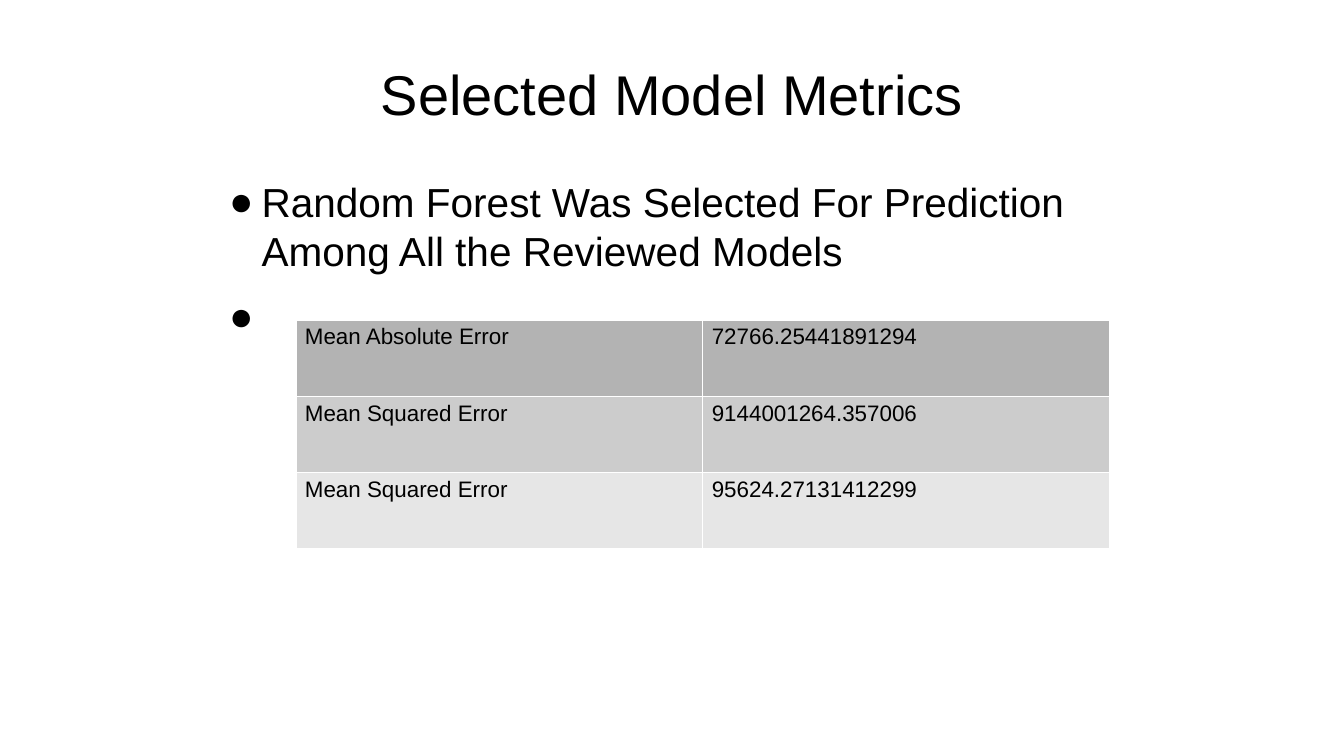
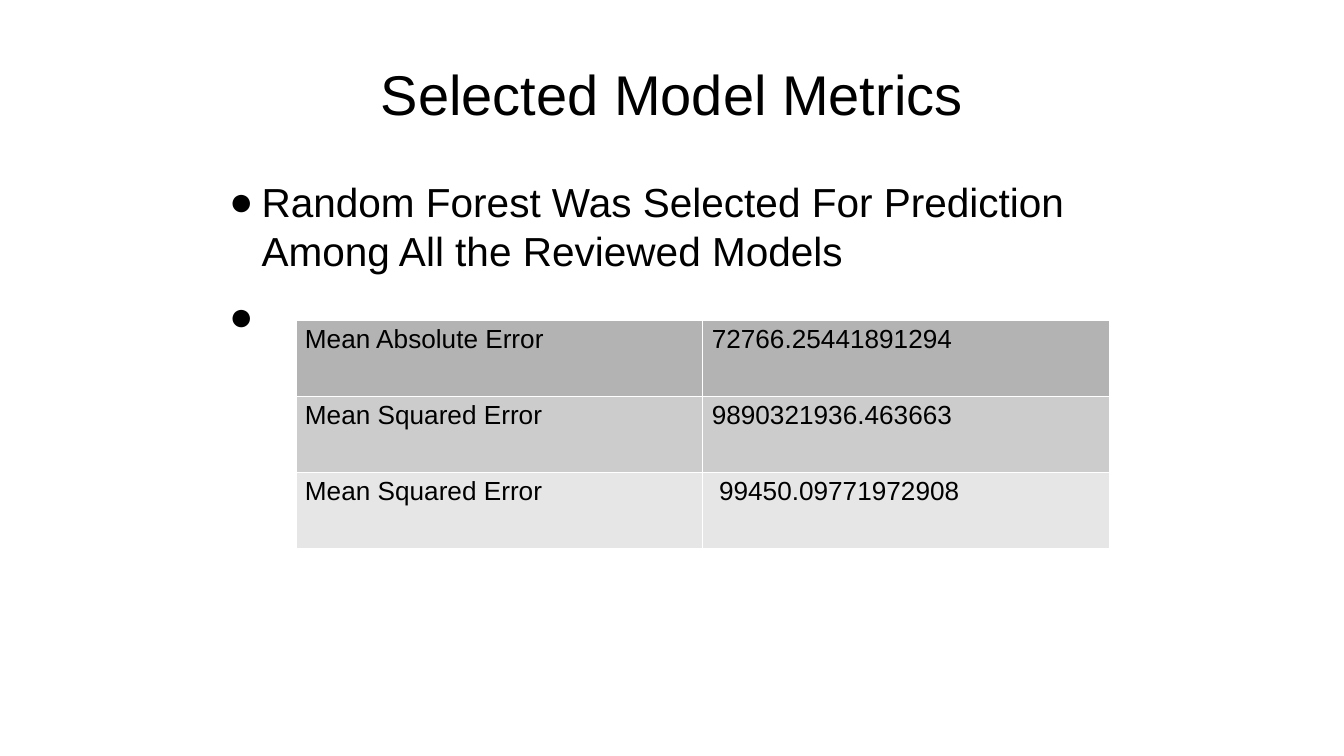
Before and after one commit to bariki/house-prices-predicition, a slide deck: slide 30 of Presentation.pptx. Drawn at 1344x756 pixels with LibreOffice and Linux fonts; fonts in the diff are those of the drawing. Boxes give left, top, right and bottom in pixels: in the first picture for what was removed or moved away, otherwise in the second. Text is boxed around its words. In the diff, an @@ line names an element or a change of style, - is before the commit and + after.

```diff
--- a/Presentation.pptx
+++ b/Presentation.pptx
@@ table at <box>296,320,1110,548</box> @@
-row 2, column 2: 9144001264.357006
+row 2, column 2: 9890321936.463663
-row 3, column 2: 95624.27131412299
+row 3, column 2: 99450.09771972908
@@ size 12 to 14 pt in "Mean Absolute Error", "72766.25441891294", "Mean Squared Error", "Mean Squared Error" @@
```
Also in this commit, not shown: 3 other slides changed, 3 slides added, 2 slides removed.
